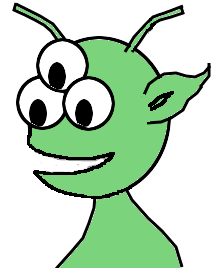
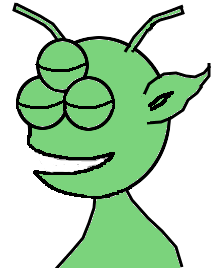
Layer changes from the first 218×268 image to the second:
showed "Copia de Copia de prolijo", painted on it over [16, 38, 115, 131]
